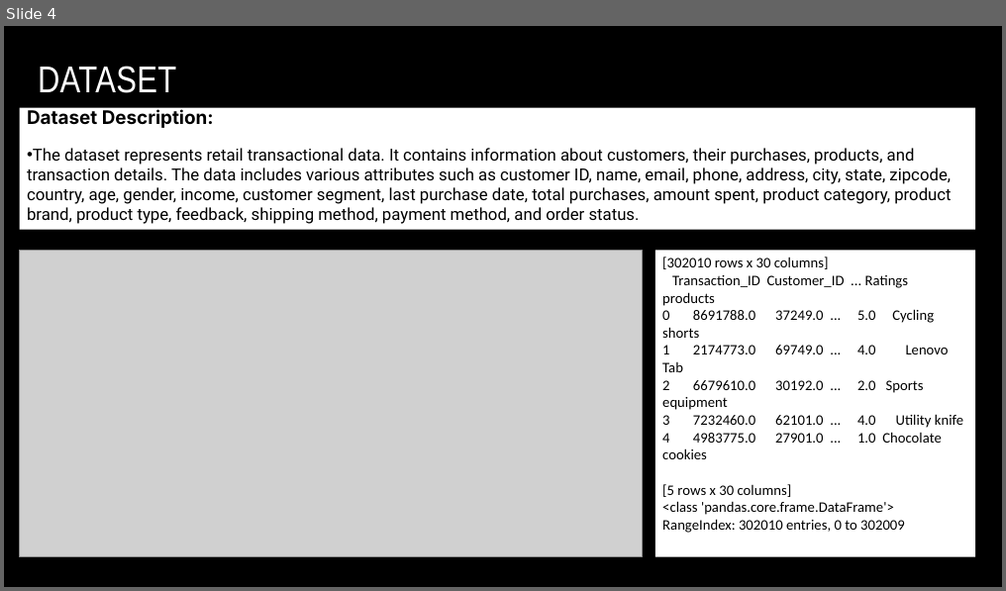
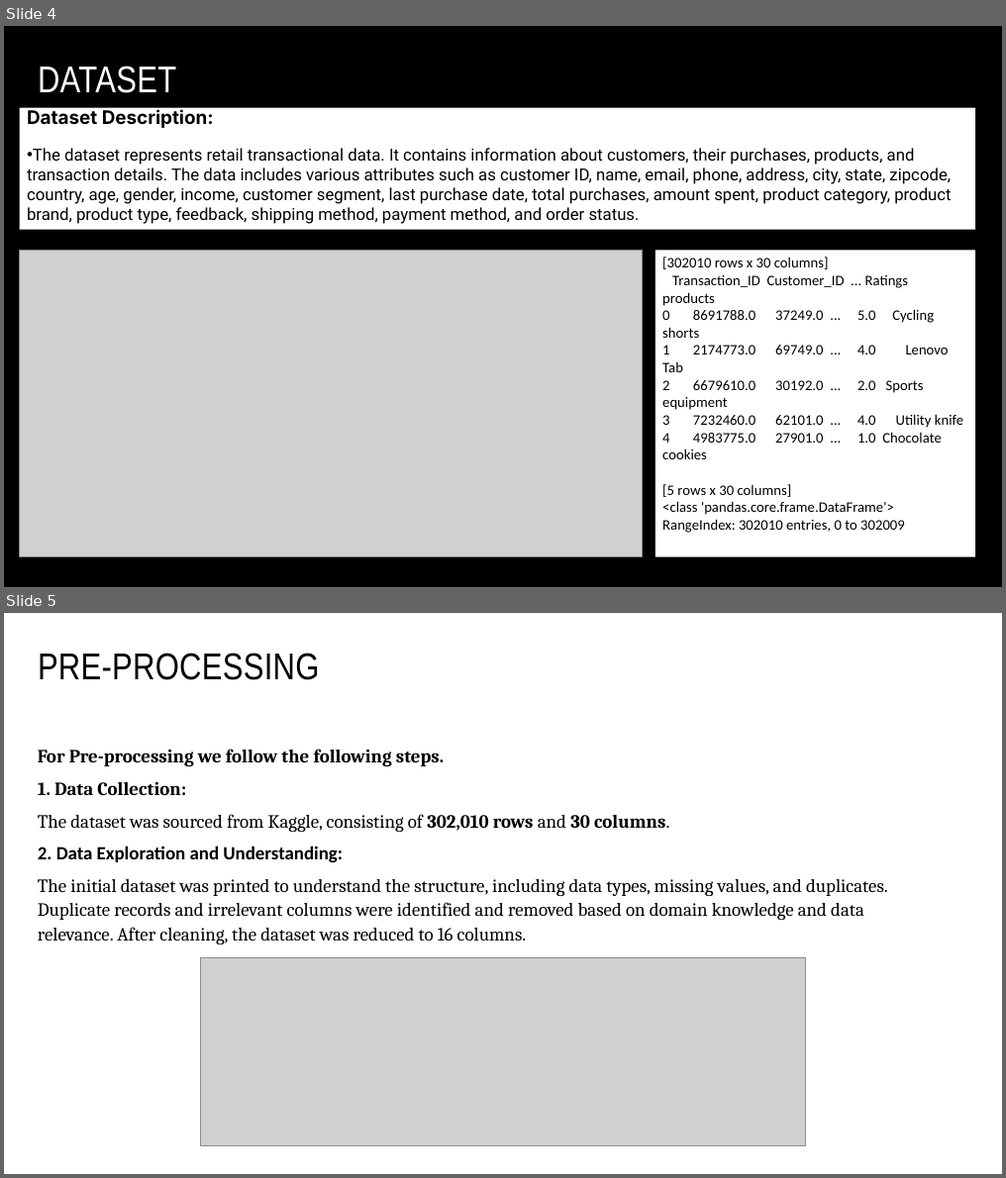
Before and after one commit to Becky139/Retail-Customer-Behavior-Analysis-using-Machine-Learning-Tableau, a slide deck: Team B Presentation.pptx. Shown one above the other, each under a label of ours: slide 4 before the commit, slides 4 and 5 after it. The pictures are 1006x591 and 1006x1178 pixels, drawn with LibreOffice and Linux fonts; fonts in the diff are those of the drawing; grey boxes stand for pictures; background and template pictures are left out. Boxes give left, top, right and bottom in pixels: in the first picture for what was removed or moved away, otherwise in the second. Text is boxed around its words. In the diff, an @@ line names an element or a change of style, - is before the commit and + after.

```diff
--- a/Team B Presentation.pptx
+++ b/Team B Presentation.pptx
@@ slide 5 added at <box>4,613,1002,1174</box>, background picture (left out) @@
@@ rectangle added at <box>4,613,1002,814</box>, fill gradient #FFFFFF @@
@@ title added at <box>38,653,319,680</box>, 36 pt, text #000000 @@
+PRE-PROCESSING
@@ text added at <box>38,749,888,945</box>, 18 pt, text #000000 @@
+For Pre-processing we follow the following steps.
+1. Data Collection:
+The dataset was sourced from Kaggle, consisting of 302,010 rows and 30 columns.
+2. Data Exploration and Understanding:
+The initial dataset was printed to understand the structure, including data types, missing values, and duplicates. Duplicate records and irrelevant columns were identified and removed based on domain knowledge and data relevance. After cleaning, the dataset was reduced to 16 columns.
@@ picture added at <box>201,959,805,1146</box> @@
```
Also in this commit, not shown: 1 slide changed, 2 other slides added.
